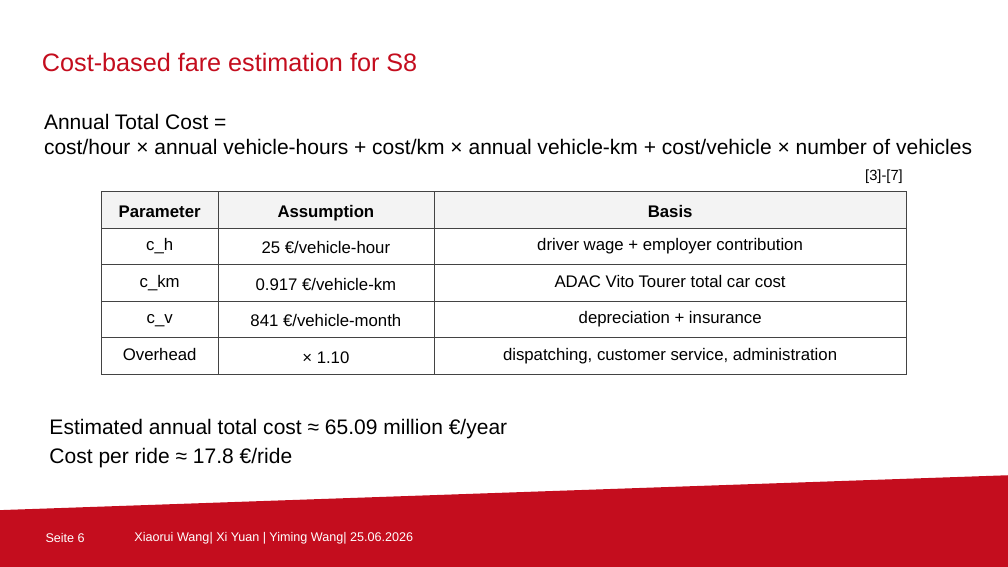
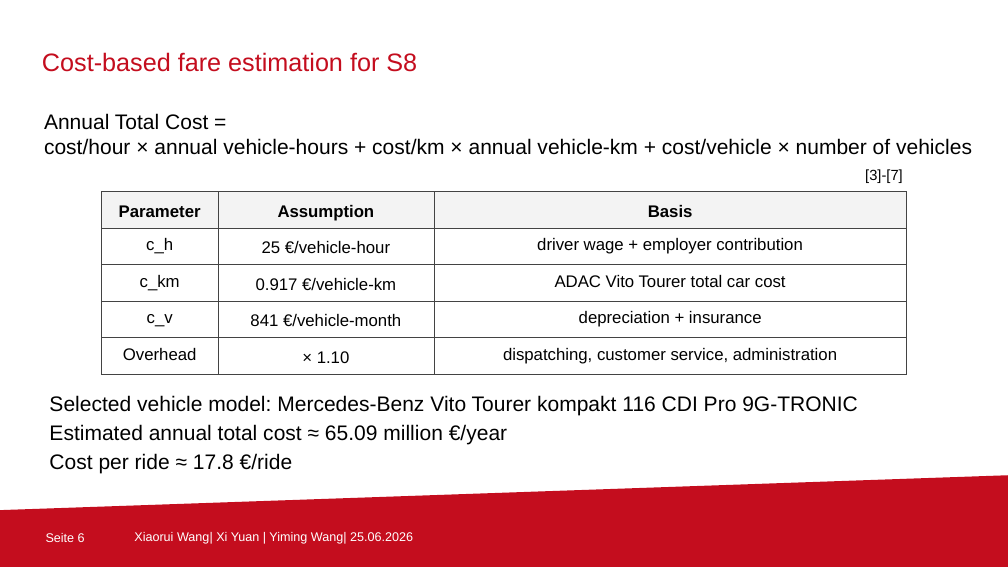
Before and after one commit to Yuuka-xi/ITS-Homework2, a slide deck: slide 6 of TU_Berlin_Praesentation_Master_einfarbig_Rot.pptx. Drawn at 1008x567 pixels with LibreOffice and Linux fonts; fonts in the diff are those of the drawing; background and template pictures are left out. Boxes give left, top, right and bottom in pixels: in the first picture for what was removed or moved away, otherwise in the second. Text is boxed around its words. In the diff, an @@ line names an element or a change of style, - is before the commit and + after.

Commit message:
slide update

```diff
--- a/TU_Berlin_Praesentation_Master_einfarbig_Rot.pptx
+++ b/TU_Berlin_Praesentation_Master_einfarbig_Rot.pptx
@@ text "Selected vehicle model: Mercedes-Benz Vito ...": place and size @@
-text "Selected vehicle model: Mercedes-Benz Vito ..." at (49, 418, 507, 468)
+text "Selected vehicle model: Mercedes-Benz Vito ..." at (49, 395, 858, 474)
@@ text at (49, 395, 858, 416): paragraph added @@
+Selected vehicle model: Mercedes-Benz Vito Tourer kompakt 116 CDI Pro 9G-TRONIC
```
Also in this commit, not shown: 2 other files.
